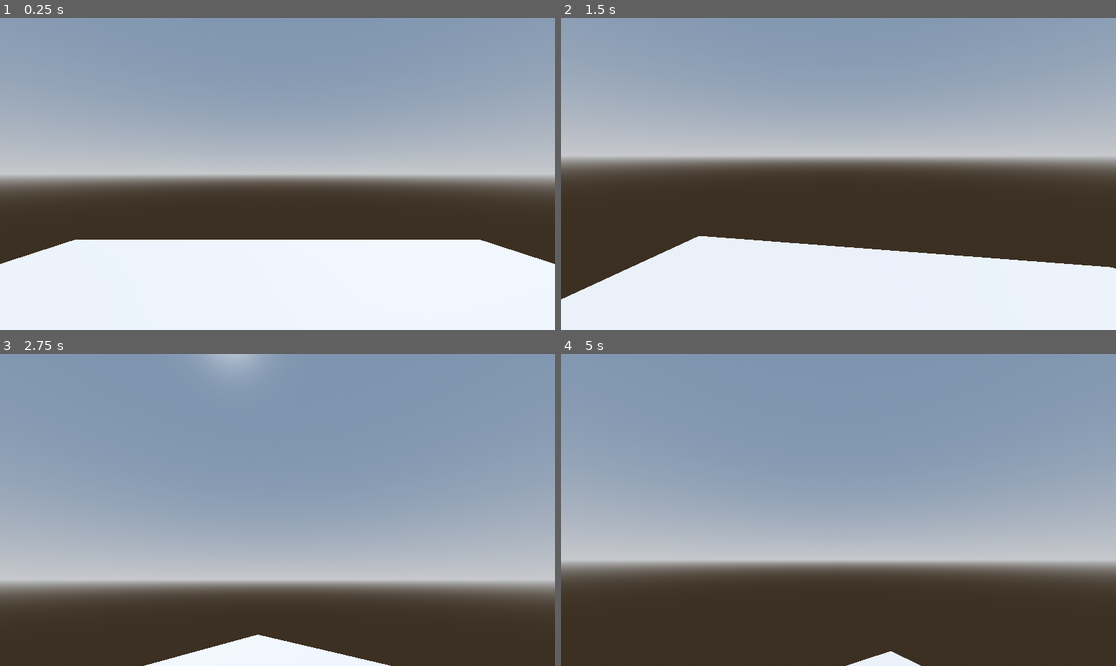
Above: before the commit, frames 1-4 (two rows, left to right).
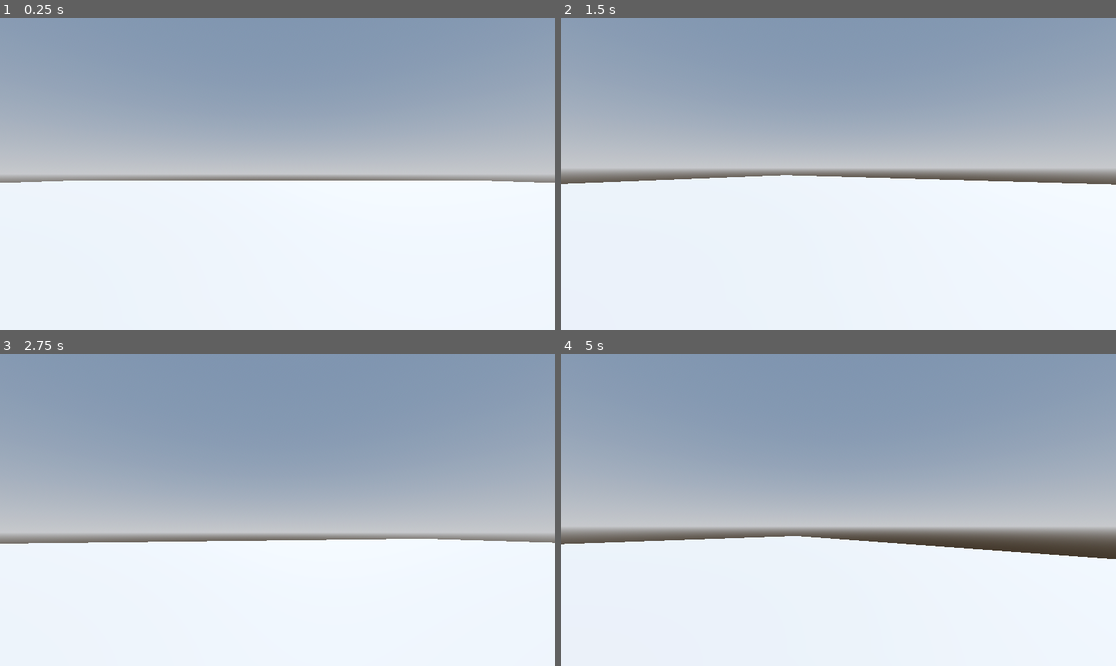
Above: after the commit, the same moments.

Repository: DominicDern/shooter-game
Game: Godot game, scene res://debugworld.tscn
Same seed, same stepped clock (60 frames per second), same inputs: the game is played once before the commit and once after it.
Inputs (mouse positions are in pixels of both pictures, inside the frame that each line leads up to):
- Up to frame 1 (0.25 s): no input
- Up to frame 2 (1.5 s): move the mouse to (866, 174) at 0.52 s; hold W (forward, bound only after the commit) from 0.53 s (still down); tap Space (jump) at 0.77 s; move the mouse to (810, 174) at 1.27 s
- Up to frame 3 (2.75 s): keep holding W (forward, bound only after the commit); tap Space (jump) at 1.52 s; move the mouse to (288, 503) at 2.02 s
- Up to frame 4 (5 s): keep holding W (forward, bound only after the commit); tap Enter at 2.75 s; move the mouse to (832, 516) at 2.77 s; tap Space (jump) at 3.02, 3.77, 4.52 s; move the mouse to (877, 513) at 3.52 s; tap Escape (ui_cancel) at 4.15 s; move the mouse to (794, 506) at 4.27 s

The runs differ from the first frame. In frame 1, 20% of the frame differs, in the area x 0-100%, y 52-79%; in frame 2, 31%; in frame 3, 50%, in the area x 0-100%, y 0-100%; in frame 4, 48%.

Commit message:
floor updates, mouse release
floor is now 100 x 100 instead of 10 x 10; the mouse will now become visible in game when esc is pressed. Also created scenes for in game menu

Diff:
--- a/debugworld.tscn
+++ b/debugworld.tscn
@@ -31,7 +31,7 @@
 
 [node name="ground" type="CSGBox3D" parent="."]
 use_collision = true
-size = Vector3(10, 0.1, 10)
+size = Vector3(100, 0.1, 100)
 
 [node name="CharacterBody3D" type="CharacterBody3D" parent="."]
 transform = Transform3D(1, 0, 0, 0, 1, 0, 0, 0, 1, 0, 1.4009, 0)
--- a/project.godot
+++ b/project.godot
@@ -56,17 +56,17 @@
 }
 left={
 "deadzone": 0.5,
-"events": [Object(InputEventKey,"resource_local_to_scene":false,"resource_name":"","device":-1,"window_id":0,"alt_pressed":false,"shift_pressed":false,"ctrl_pressed":false,"meta_pressed":false,"pressed":false,"keycode":0,"physical_keycode":82,"key_label":0,"unicode":114,"echo":false,"script":null)
+"events": [Object(InputEventKey,"resource_local_to_scene":false,"resource_name":"","device":-1,"window_id":0,"alt_pressed":false,"shift_pressed":false,"ctrl_pressed":false,"meta_pressed":false,"pressed":false,"keycode":0,"physical_keycode":65,"key_label":0,"unicode":97,"echo":false,"script":null)
 ]
 }
 right={
 "deadzone": 0.5,
-"events": [Object(InputEventKey,"resource_local_to_scene":false,"resource_name":"","device":-1,"window_id":0,"alt_pressed":false,"shift_pressed":false,"ctrl_pressed":false,"meta_pressed":false,"pressed":false,"keycode":0,"physical_keycode":84,"key_label":0,"unicode":116,"echo":false,"script":null)
+"events": [Object(InputEventKey,"resource_local_to_scene":false,"resource_name":"","device":-1,"window_id":0,"alt_pressed":false,"shift_pressed":false,"ctrl_pressed":false,"meta_pressed":false,"pressed":false,"keycode":0,"physical_keycode":68,"key_label":0,"unicode":100,"echo":false,"script":null)
 ]
 }
 forward={
 "deadzone": 0.5,
-"events": [Object(InputEventKey,"resource_local_to_scene":false,"resource_name":"","device":-1,"window_id":0,"alt_pressed":false,"shift_pressed":false,"ctrl_pressed":false,"meta_pressed":false,"pressed":false,"keycode":0,"physical_keycode":70,"key_label":0,"unicode":102,"echo":false,"script":null)
+"events": [Object(InputEventKey,"resource_local_to_scene":false,"resource_name":"","device":-1,"window_id":0,"alt_pressed":false,"shift_pressed":false,"ctrl_pressed":false,"meta_pressed":false,"pressed":false,"keycode":0,"physical_keycode":87,"key_label":0,"unicode":119,"echo":false,"script":null)
 ]
 }
 backward={
--- a/scenes/CharacterBody3D.gd
+++ b/scenes/CharacterBody3D.gd
@@ -2,7 +2,7 @@
 
 const SPEED = 5.0
 const JUMP_VELOCITY = 4.5
-const SENSITIVITY = 0.03
+const SENSITIVITY = 0.01
 
 # Get the gravity from the project settings to be synced with RigidBody nodes.
 var gravity = 9.8
@@ -12,6 +12,10 @@
 
 func _ready():
 	Input.set_mouse_mode(Input.MOUSE_MODE_CAPTURED)
+
+func _input(event):
+	if event.is_action_pressed("ui_cancel"):  # "ui_cancel" is mapped to the Escape key by default
+		Input.set_mouse_mode(Input.MOUSE_MODE_VISIBLE)
 
 func _unhandled_input(event):
 	if event is InputEventMouseMotion:
--- a/scenes/ui/menus/2d menu.tscn
+++ b/scenes/ui/menus/2d menu.tscn
@@ -1,3 +1,6 @@
-[gd_scene format=3 uid="uid://bvyp02h87otrd"]
+[gd_scene load_steps=2 format=3 uid="uid://bvyp02h87otrd"]
+
+[ext_resource type="Script" path="res://scenes/ui/menus/2d menu.gd" id="1_lfn74"]
 
 [node name="Node2D" type="Node2D"]
+script = ExtResource("1_lfn74")
--- /dev/null
+++ b/scenes/ui/menus/game_menu.gd
@@ -0,0 +1,5 @@
+extends Control
+
+
+func _on_quit_butt_press() -> void:
+	get_tree().quit()
--- /dev/null
+++ b/scenes/ui/menus/game_menu.tscn
@@ -0,0 +1,63 @@
+[gd_scene load_steps=2 format=3 uid="uid://fhexj0807226"]
+
+[ext_resource type="Script" path="res://scenes/ui/menus/game_menu.gd" id="1_bsymb"]
+
+[node name="GameMenu" type="Control"]
+layout_mode = 3
+anchors_preset = 15
+anchor_right = 1.0
+anchor_bottom = 1.0
+grow_horizontal = 2
+grow_vertical = 2
+script = ExtResource("1_bsymb")
+
+[node name="ColorRect" type="ColorRect" parent="."]
+layout_mode = 1
+anchors_preset = 15
+anchor_right = 1.0
+anchor_bottom = 1.0
+grow_horizontal = 2
+grow_vertical = 2
+color = Color(0.12549, 0.0352941, 0.0941176, 0.662745)
+
+[node name="MarginContainer" type="MarginContainer" parent="."]
+layout_mode = 1
+anchors_preset = 15
+anchor_right = 1.0
+anchor_bottom = 1.0
+grow_horizontal = 2
+grow_vertical = 2
+theme_override_constants/margin_left = 32
+theme_override_constants/margin_top = 32
+theme_override_constants/margin_right = 32
+theme_override_constants/margin_bottom = 32
+metadata/_edit_use_anchors_ = true
+
+[node name="VBoxContainer" type="VBoxContainer" parent="MarginContainer"]
+layout_mode = 2
+alignment = 1
+
+[node name="ButtonsVBox" type="VBoxContainer" parent="MarginContainer/VBoxContainer"]
+layout_mode = 2
+size_flags_vertical = 10
+
+[node name="OptionsButton" type="Button" parent="MarginContainer/VBoxContainer/ButtonsVBox"]
+visible = false
+layout_mode = 2
+size_flags_horizontal = 4
+size_flags_vertical = 4
+focus_neighbor_top = NodePath("../QuitGameButton")
+focus_neighbor_bottom = NodePath("../QuitGameButton")
+focus_next = NodePath("../QuitGameButton")
+text = "OPTIONS"
+
+[node name="QuitGameButton" type="Button" parent="MarginContainer/VBoxContainer/ButtonsVBox"]
+layout_mode = 2
+size_flags_horizontal = 4
+size_flags_vertical = 4
+focus_neighbor_top = NodePath("../OptionsButton")
+focus_neighbor_bottom = NodePath("../OptionsButton")
+focus_next = NodePath("../OptionsButton")
+focus_previous = NodePath("../OptionsButton")
+theme_override_font_sizes/font_size = 25
+text = "QUIT"
Empty file added: scenes/ui/menus/2d menu.gd
